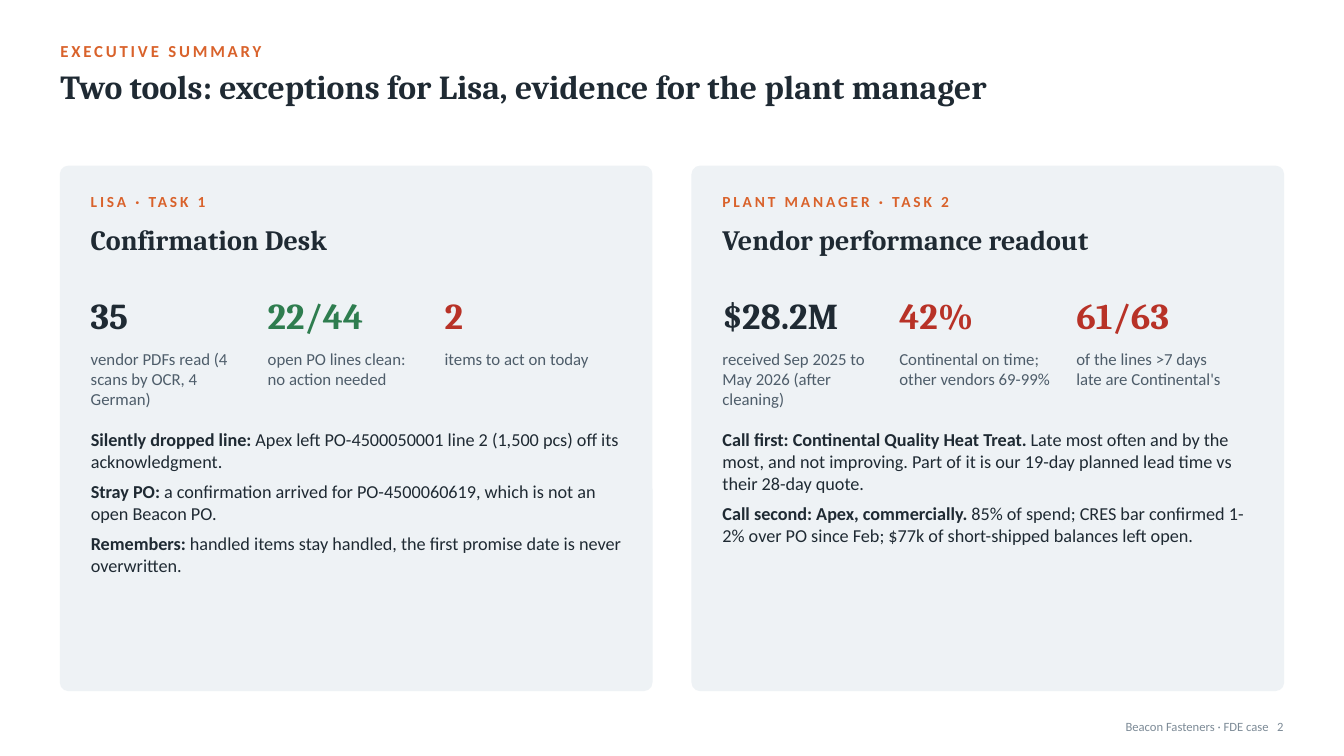
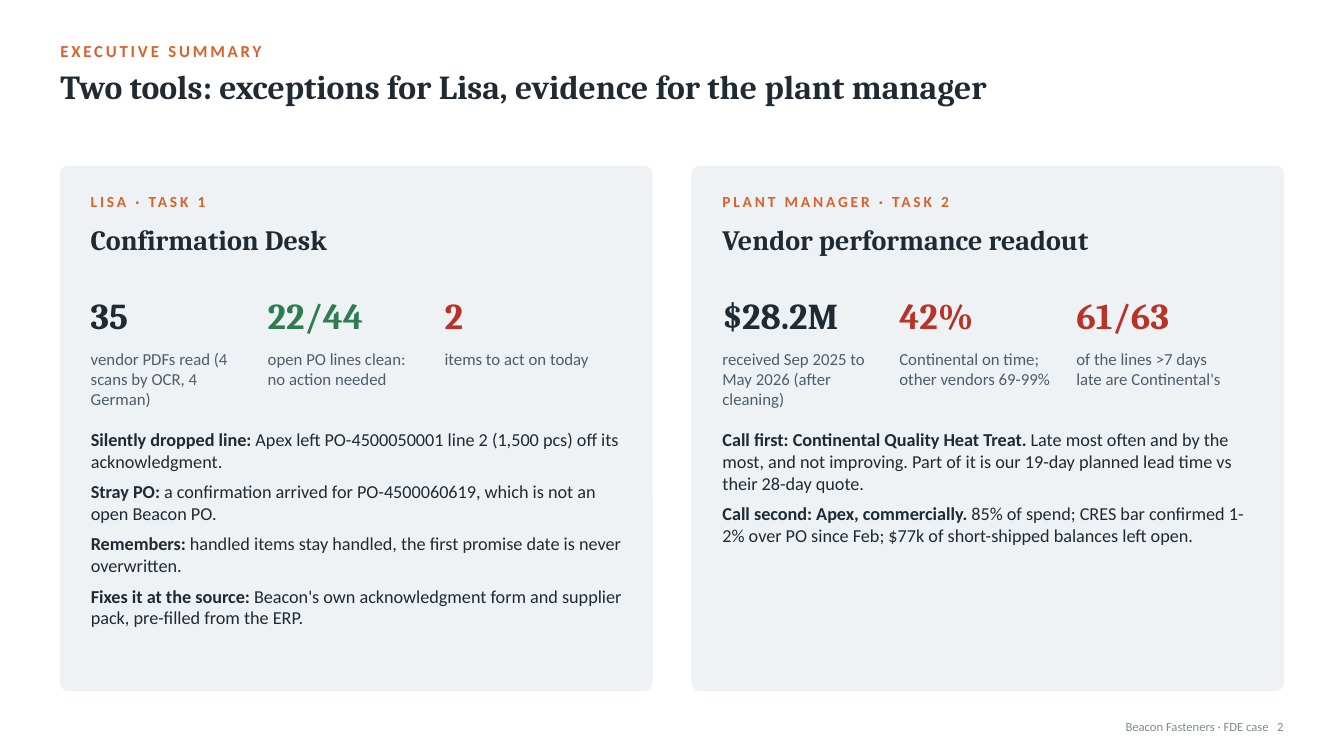
Before and after one commit to SmritaPandey/BeaconFasteners, a slide deck: slide 2 of Beacon Superday-Submission/presentation/Beacon_FDE_Casestudy.pptx. Drawn at 1344x756 pixels with LibreOffice and Linux fonts; fonts in the diff are those of the drawing. Boxes give left, top, right and bottom in pixels: in the first picture for what was removed or moved away, otherwise in the second. Text is boxed around its words. In the diff, an @@ line names an element or a change of style, - is before the commit and + after.

```diff
--- a/Beacon Superday-Submission/presentation/Beacon_FDE_Casestudy.pptx
+++ b/Beacon Superday-Submission/presentation/Beacon_FDE_Casestudy.pptx
@@ text at [91,590,621,627]: paragraph added @@
+• Fixes it at the source: Beacon's own acknowledgment form and supplier pack, pre-filled from the ERP.
```
Also in this commit, not shown: 12 other slides changed, 1 slide added, 57 other files.
